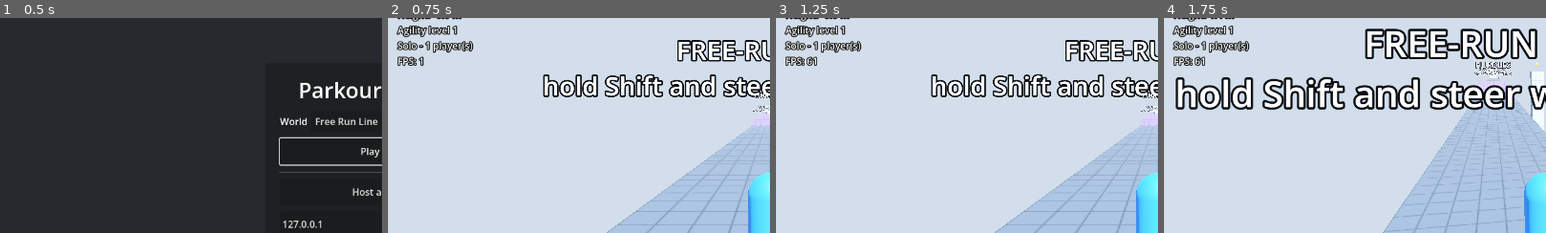
Above: before the commit, frames 1-4 (left to right).
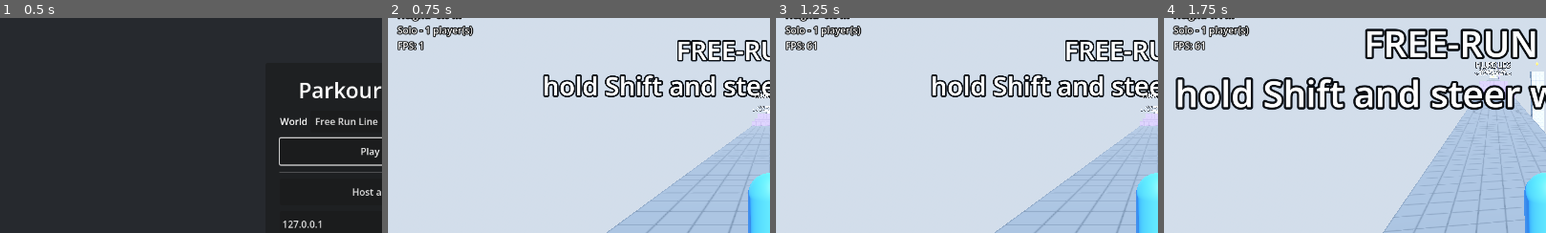
Above: after the commit, the same moments.

Repository: chitown08/ParkourFriends
Game: Godot game, scene res://game/main.tscn
The game is run twice, just before and just after one commit, with the same random seed, the same clock (stepped at 60 frames per second) and the same inputs.
Inputs (mouse positions are % of the whole screen's width and height, from its top left):
- Up to frame 1 (0.5 s): no input
- Up to frame 2 (0.75 s): click "Play Solo" at 0.5 s
- Up to frame 3 (1.25 s): no input
- Up to frame 4 (1.75 s): move the mouse to (55, 50) at 1.27 s; hold W (move_forward) from 1.28 s (still down); hold G (call_buddy) from 1.28 s (still down); tap Space (jump) at 1.52 s; tap C (crouch) at 1.55 s
The pictures show only the part of the screen within x 0-50%, y 11-61%; the shares and areas given below are measured in that part.

Frame 1 is identical in both runs. In frame 2, 1.6% of the frame differs, in the area x 2-23%, y 3-23%; in frame 3, 1.7%; in frame 4, 1.7%.

Commit message:
Remove agility levels: base moves never change (per the master design doc)
Relics no longer boost jump height or speed; progression will be about
opening regions and cosmetics instead. Removes the agility thresholds, the
player's agility boost, the profile's agility numbers, the HUD line and the
agility tests.

Co-Authored-By: Claude Opus 5.5 <noreply@anthropic.com>

Diff:
--- a/game/main.gd
+++ b/game/main.gd
@@ -28,10 +28,6 @@
 	"superhuman": preload("res://player/profiles/superhuman.tres"),
 	"human": preload("res://player/profiles/human.tres"),
 }
-## How many relics the team needs for each agility level (Crackdown style):
-## level 1 to start, level 2 at 2 relics, ... level 5 at 11.
-const AGILITY_RELICS: Array[int] = [0, 2, 5, 8, 11]
-
 ## The character this computer controls (null while in the main menu).
 var local_player: Player
 ## The solo practice buddy, once called (see call_buddy()).
@@ -42,8 +38,6 @@
 ## Relics the team has found, by relic name. The host's copy is the official
 ## one; it tells everyone else (see collect_relic()).
 var collected_relics := {}
-## The team's agility level, from relics found. Makes everyone jump higher and run faster.
-var agility_level := 1
 
 @onready var world: Node3D = $World
 @onready var players: Node3D = $Players
@@ -165,7 +159,6 @@
 	var spot := local_player.global_position + forward * 1.5 + Vector3.UP * 0.05
 	buddy.set_checkpoint(spot)
 	buddy.set_profile(local_player.profile) # The buddy moves the way you do.
-	buddy.set_agility_level(agility_level)
 	buddy.respawn()
 	buddy.face_direction(-forward, 1.0)
 
@@ -211,7 +204,6 @@
 	_clear_world()
 	collected_relics.clear()
 	hud.set_relic_count(0, 0)
-	agility_level = 1
 	menu.open(message)
 
 
@@ -311,14 +303,10 @@
 @rpc("authority", "call_remote", "reliable")
 func _relic_collected(relic_name: String) -> void:
 	collected_relics[relic_name] = true
-	var old_level := agility_level
 	_show_relics()
 	if local_player == null:
 		return
-	if agility_level > old_level:
-		hud.show_message("Relic found! AGILITY UP: level %d" % agility_level)
-	else:
-		hud.show_message("Relic found! (%d/%d)" % [collected_relics.size(), _relics().size()])
+	hud.show_message("Relic found! (%d/%d)" % [collected_relics.size(), _relics().size()])
 
 
 ## The host catching up a newly joined player on what's already been found.
@@ -335,20 +323,6 @@
 	for relic in relics:
 		relic.set_collected(collected_relics.has(String(relic.name)))
 	hud.set_relic_count(collected_relics.size(), relics.size())
-	_update_agility()
-
-
-## Works out the team's agility level from the relics found and applies it
-## to your character (and the practice buddy).
-func _update_agility() -> void:
-	var level := 0
-	for needed in AGILITY_RELICS:
-		if collected_relics.size() >= needed:
-			level += 1
-	agility_level = level
-	for who: Player in [local_player, buddy]:
-		if is_instance_valid(who) and who.agility_level != level:
-			who.set_agility_level(level)
 
 
 ## Runs on every computer whenever a character appears (spawned here or copied
@@ -366,7 +340,6 @@
 		hud.player = player
 		player.tree_exiting.connect(func() -> void: local_player = null)
 		player.set_profile(PROFILES.get(Settings.movement_profile, PROFILES["superhuman"]))
-		player.set_agility_level(agility_level)
 
 
 ## Switches your movement feel ("superhuman" or "human") and remembers it.
--- a/player/movement_profile.gd
+++ b/player/movement_profile.gd
@@ -85,10 +85,3 @@
 ## On: once in the air you can be tossed only once, and toss only once, until
 ## you land, grab a ledge, or touch a wall. Off: unlimited juggling.
 @export var limit_tosses_per_air := true
-
-@export_group("Agility")
-## Each agility level (earned by the team finding relics) adds this much to your
-## jump height: 0.12 = +12% per level.
-@export var agility_jump_bonus := 0.12
-## Each agility level adds this much to your running and top speed (0.05 = +5%).
-@export var agility_speed_bonus := 0.05
--- a/player/player.gd
+++ b/player/player.gd
@@ -66,9 +66,9 @@
 var sync_lean := 0.0
 var sync_can_be_tossed := true
 
-# The movement numbers actually in use: copied from `profile`, then boosted by
-# the team's agility level (see apply_profile()). Documented in
-# movement_profile.gd. Change them by editing a profile, not here.
+# The movement numbers actually in use, copied from `profile` (see
+# apply_profile()). Documented in movement_profile.gd. Change them by editing a
+# profile, not here.
 var run_speed: float
 var flow_speed: float
 var flow_build_time: float
@@ -132,11 +132,7 @@
 var toss_control_lock: float
 var toss_cooldown: float
 var limit_tosses_per_air: bool
-var agility_jump_bonus: float
-var agility_speed_bonus: float
-
-## The team's agility level (1 = starting level), from relics found.
-var agility_level := 1
+
 ## How much flow (momentum) you've built up: 0 = normal running speed,
 ## 1 = top speed. See _update_flow().
 var flow := 0.0
@@ -320,7 +316,7 @@
 	return Vector2(velocity.x, velocity.z).length()
 
 
-# --- Movement profile, agility and flow ------------------------------------------
+# --- Movement profile and flow ---------------------------------------------------
 
 ## Switches to a different set of movement numbers.
 func set_profile(new_profile: MovementProfile) -> void:
@@ -328,25 +324,12 @@
 	apply_profile()
 
 
-## The team's agility level went up (or a new game reset it).
-func set_agility_level(level: int) -> void:
-	agility_level = maxi(level, 1)
-	apply_profile()
-
-
-## Copies the numbers from `profile`, boosts them for the agility level, and
-## works out the physics that follow from them.
+## Copies the numbers from `profile` and works out the physics that follow
+## from them.
 func apply_profile() -> void:
 	for property in profile.get_property_list():
 		if property.usage & PROPERTY_USAGE_SCRIPT_VARIABLE:
 			set(property.name, profile.get(property.name))
-
-	var levels_gained := agility_level - 1
-	jump_height *= 1.0 + agility_jump_bonus * levels_gained
-	var speed_boost := 1.0 + agility_speed_bonus * levels_gained
-	run_speed *= speed_boost
-	flow_speed *= speed_boost
-	wall_run_speed *= speed_boost
 
 	# Jump physics from designer-friendly numbers (height + timing).
 	jump_velocity = 2.0 * jump_height / jump_time_to_peak
--- a/tests/test_relics_network.gd
+++ b/tests/test_relics_network.gd
@@ -22,14 +22,6 @@
 		var who := "host" if side_main == host_main else "client"
 		expect(side_main.collected_relics.has("RelicPlaza"), "%s should know the relic was found" % who)
 		expect(not side_main.level.get_node("Relics/RelicPlaza").visible, "%s should no longer see the relic" % who)
-
-
-func test_agility_goes_up_for_everyone() -> void:
-	host_main.collect_relic("RelicPlaza")
-	host_main.collect_relic("RelicWestStreet")
-	await ticks(10)
-	expect(host_main.local_player.agility_level == 2, "host should reach agility level 2")
-	expect(client_main.local_player.agility_level == 2, "client should reach agility level 2 too")
 
 
 func test_host_finds_a_relic_for_everyone() -> void:
--- a/tests/test_superhuman.gd
+++ b/tests/test_superhuman.gd
@@ -1,6 +1,6 @@
 extends GameTest
-## The superhuman movement profile, flow (momentum), and agility levels from
-## relics. Runs in Old Town, which has long streets to build up speed in.
+## The superhuman movement profile and flow (momentum). Runs in Old Town, which
+## has long streets to build up speed in.
 
 ## A long clear street: from the plaza west toward the Shops (wall at x = -60).
 const STREET_START := Vector3(0, 0.35, 57)
@@ -59,50 +59,10 @@
 	expect(player.flow > 0.95, "a jump shouldn't break your flow, flow %.2f" % player.flow)
 
 
-func test_agility_levels_come_from_relics() -> void:
-	var base_jump := player.jump_height
-	var base_run := player.run_speed
-	expect(player.agility_level == 1, "start at agility level 1")
-	for relic_name in ["RelicPlaza", "RelicWestStreet"]:
-		main.collect_relic(relic_name)
-	await ticks(2)
-	expect(player.agility_level == 2, "2 relics should give agility level 2, got %d" % player.agility_level)
-	expect_near(player.jump_height, base_jump * 1.12, 0.01, "jump height at level 2")
-	expect_near(player.run_speed, base_run * 1.05, 0.01, "run speed at level 2")
-	expect(main.hud.get_node("Message").text.contains("AGILITY UP"), "should announce the level up")
-
-	for relic in main._relics():
-		main.collect_relic(relic.name)
-	await ticks(2)
-	expect(player.agility_level == 5, "all 11 relics should give agility level 5, got %d" % player.agility_level)
-	expect_near(player.jump_height, base_jump * 1.48, 0.01, "jump height at level 5")
-
-
-func test_higher_agility_really_jumps_higher() -> void:
-	for relic in main._relics():
-		main.collect_relic(relic.name)
-	await ticks(20)
-	var start_y := player.global_position.y
-	var highest := start_y
-	Input.action_press(&"jump")
-	for i in 60:
-		await ticks(1)
-		highest = maxf(highest, player.global_position.y)
-	expect_near(highest - start_y, 3.0 * 1.48, 0.2, "jump height at agility level 5")
-
-
-func test_buddy_gets_your_profile_and_agility() -> void:
-	main.collect_relic("RelicPlaza")
-	main.collect_relic("RelicWestStreet")
+func test_buddy_gets_your_profile() -> void:
 	await press_event(&"call_buddy")
 	await ticks(5)
 	expect(main.buddy.profile == player.profile, "the buddy should use your movement profile")
-	expect(main.buddy.agility_level == 2, "the buddy should share the team's agility level")
-	# And keeps up when the team levels up while it's out.
-	for relic_name in ["RelicEastStreet", "RelicAgora", "RelicBlock12Roof"]:
-		main.collect_relic(relic_name)
-	await ticks(2)
-	expect(main.buddy.agility_level == 3, "the buddy should level up with the team, at %d" % main.buddy.agility_level)
 
 
 func test_switching_to_the_human_profile() -> void:
--- a/ui/hud.gd
+++ b/ui/hud.gd
@@ -31,12 +31,11 @@
 	_help.visible = _show_help and player != null
 	if player == null:
 		return
-	_stats.text = "State: %s\nSpeed: %.1f m/s  (flow %d%%)\nHeight: %.1f m\nAgility level %d\n%s - %d player(s)\nFPS: %d" % [
+	_stats.text = "State: %s\nSpeed: %.1f m/s  (flow %d%%)\nHeight: %.1f m\n%s - %d player(s)\nFPS: %d" % [
 		player.state.name,
 		player.get_horizontal_speed(),
 		roundi(player.flow * 100.0),
 		player.global_position.y,
-		player.agility_level,
 		network.describe(),
 		_count_people(),
 		Engine.get_frames_per_second(),
